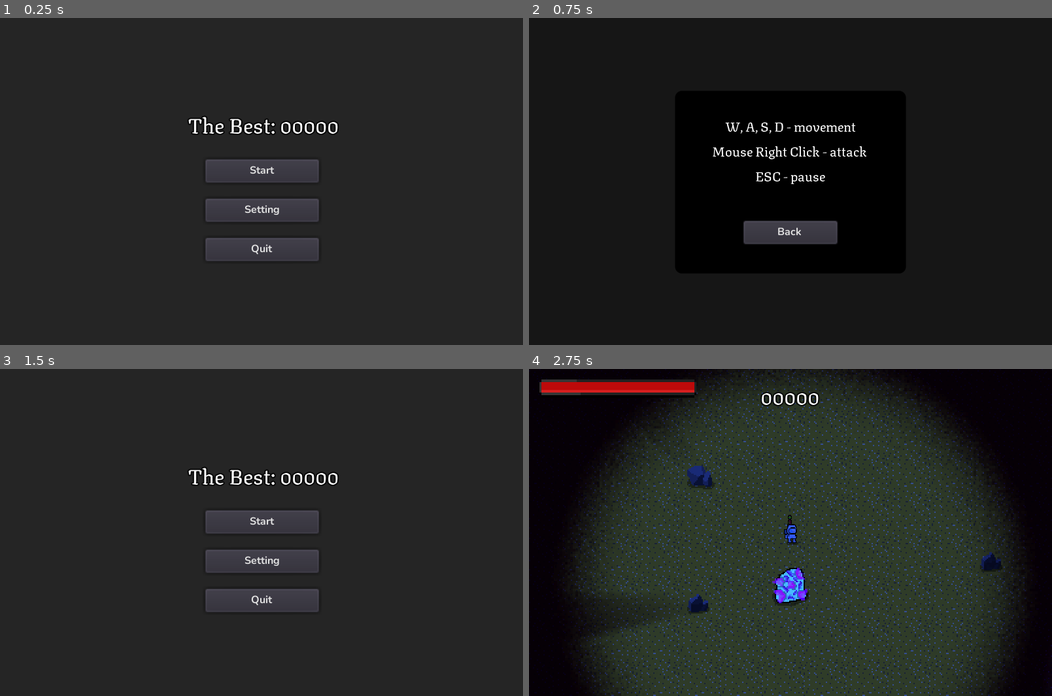
Above: before the commit, frames 1-4 (two rows, left to right).
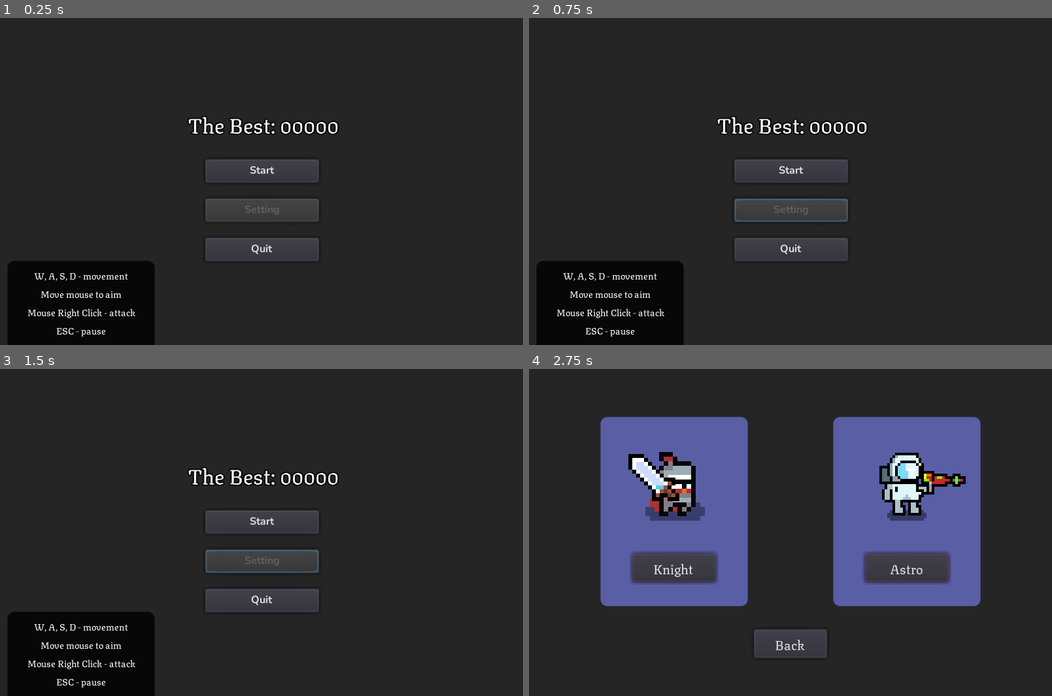
Above: after the commit, the same moments.

Repository: hopeurfnis12/GFF
Game: Godot game, scene res://Main.tscn
Two runs of this game, one before a commit and one after it. Both use one fixed random seed, a clock stepped at 60 frames per second and the inputs below.
Inputs (mouse positions are in pixels of both pictures, inside the frame that each line leads up to):
- Up to frame 1 (0.25 s): no input
- Up to frame 2 (0.75 s): click (790, 210) at 0.5 s, where only the run before the commit has a clickable "Setting"
- Up to frame 3 (1.5 s): click (261, 584) at 1.25 s, where only the run before the commit has a clickable "Back"
- Up to frame 4 (2.75 s): click "Start" at 2 s

The runs differ from the first frame. In frame 1, 7.1% of the frame differs, in the area x 1-54%, y 57-100%; in frame 2, 24%; in frame 3, 7.3%; in frame 4, 61%, in the area x 0-100%, y 0-100%.

Commit message:
upd, add exe

Diff:
--- /dev/null
+++ b/GFF/CharacterSelect.gd
@@ -0,0 +1,30 @@
+extends Control
+
+
+
+func _on_Knight_mouse_entered():
+	$Knight/AnimationPlayer.play("idle")
+
+
+func _on_Knight_mouse_exited():
+	$Knight/AnimationPlayer.stop()
+
+
+func _on_Astro_mouse_entered():
+	$Astro/AnimationPlayer.play("idle")
+
+
+func _on_Astro_mouse_exited():
+	$Astro/AnimationPlayer.stop()
+
+
+func _on_Knight_pressed():
+	get_tree().change_scene("res://map/GameKnight.tscn")
+
+
+func _on_Astro_pressed():
+	get_tree().change_scene("res://map/GameAstro.tscn")
+
+
+func _on_BackButton_pressed():
+	self.visible = false
--- a/GFF/Main.gd
+++ b/GFF/Main.gd
@@ -7,8 +7,8 @@
 
 
 func _ready():
+	$CharacterSelect.visible = false
 	load_highscore()
-	$Settings.visible = false
 	var s = str(highscore)
 	var n = 5 - s.length()
 	$TheBest.text = "The Best: "
@@ -28,16 +28,8 @@
 
 func _on_StartButton_pressed():
 	Global.score = 0
-	get_tree().change_scene("res://map/Game.tscn")
+	$CharacterSelect.visible = true
 
 
 func _on_QuitButton_pressed():
 	get_tree().quit()
-
-
-func _on_SettingButton_pressed():
-	$Settings.visible = true
-
-
-func _on_BackButton_pressed():
-	$Settings.visible = false
--- a/GFF/Main.tscn
+++ b/GFF/Main.tscn
@@ -1,23 +1,193 @@
-[gd_scene load_steps=8 format=2]
+[gd_scene load_steps=30 format=2]
 
 [ext_resource path="res://Main.gd" type="Script" id=1]
 [ext_resource path="res://ui/fonts/Nunito-Bold.tres" type="DynamicFont" id=2]
-[ext_resource path="res://ui/fonts/Texturina-10.tres" type="DynamicFont" id=3]
+[ext_resource path="res://ui/fonts/Texturina-7.tres" type="DynamicFont" id=3]
 [ext_resource path="res://ui/fonts/Texturina-20.tres" type="DynamicFont" id=4]
+[ext_resource path="res://assets/astro/pixil-idle-3.png" type="Texture" id=5]
+[ext_resource path="res://assets/astro/pixil-idle-1.png" type="Texture" id=6]
+[ext_resource path="res://assets/astro/pixil-idle-2.png" type="Texture" id=7]
+[ext_resource path="res://assets/astro/pixil-idle-0.png" type="Texture" id=8]
+[ext_resource path="res://assets/astro/blaster.png" type="Texture" id=9]
+[ext_resource path="res://ui/fonts/Texturina-10.tres" type="DynamicFont" id=10]
+[ext_resource path="res://CharacterSelect.gd" type="Script" id=11]
+[ext_resource path="res://assets/v1.1 dungeon crawler 16x16 pixel pack/heroes/knight/weapon_sword_1.png" type="Texture" id=12]
+[ext_resource path="res://assets/v1.1 dungeon crawler 16x16 pixel pack/heroes/knight/knight_idle_spritesheet.png" type="Texture" id=13]
 
 [sub_resource type="StyleBoxFlat" id=3]
 bg_color = Color( 0.145098, 0.145098, 0.145098, 1 )
 
-[sub_resource type="StyleBoxFlat" id=1]
-bg_color = Color( 0, 0, 0, 0.392157 )
-
 [sub_resource type="StyleBoxFlat" id=2]
-bg_color = Color( 0, 0, 0, 1 )
+bg_color = Color( 0, 0, 0, 0.784314 )
+corner_radius_top_left = 5
+corner_radius_top_right = 5
+
+[sub_resource type="StyleBoxFlat" id=4]
+bg_color = Color( 0.34902, 0.368627, 0.647059, 1 )
 corner_radius_top_left = 5
 corner_radius_top_right = 5
 corner_radius_bottom_right = 5
 corner_radius_bottom_left = 5
 
+[sub_resource type="Animation" id=5]
+length = 0.001
+tracks/0/type = "value"
+tracks/0/path = NodePath("Knight/Node2D/AnimatedSprite:animation")
+tracks/0/interp = 1
+tracks/0/loop_wrap = true
+tracks/0/imported = false
+tracks/0/enabled = true
+tracks/0/keys = {
+"times": PoolRealArray( 0 ),
+"transitions": PoolRealArray( 1 ),
+"update": 0,
+"values": [ "default" ]
+}
+tracks/1/type = "value"
+tracks/1/path = NodePath("Knight/Node2D/AnimatedSprite:frame")
+tracks/1/interp = 1
+tracks/1/loop_wrap = true
+tracks/1/imported = false
+tracks/1/enabled = true
+tracks/1/keys = {
+"times": PoolRealArray( 0 ),
+"transitions": PoolRealArray( 1 ),
+"update": 0,
+"values": [ 0 ]
+}
+
+[sub_resource type="Animation" id=6]
+resource_name = "idle"
+length = 0.59
+loop = true
+tracks/0/type = "value"
+tracks/0/path = NodePath("Knight/Node2D/AnimatedSprite:animation")
+tracks/0/interp = 1
+tracks/0/loop_wrap = true
+tracks/0/imported = false
+tracks/0/enabled = true
+tracks/0/keys = {
+"times": PoolRealArray( 0 ),
+"transitions": PoolRealArray( 1 ),
+"update": 1,
+"values": [ "default" ]
+}
+tracks/1/type = "value"
+tracks/1/path = NodePath("Knight/Node2D/AnimatedSprite:frame")
+tracks/1/interp = 1
+tracks/1/loop_wrap = true
+tracks/1/imported = false
+tracks/1/enabled = true
+tracks/1/keys = {
+"times": PoolRealArray( 0, 0.1, 0.2, 0.3, 0.4, 0.5 ),
+"transitions": PoolRealArray( 1, 1, 1, 1, 1, 1 ),
+"update": 1,
+"values": [ 0, 1, 2, 3, 4, 5 ]
+}
+
+[sub_resource type="AtlasTexture" id=11]
+atlas = ExtResource( 13 )
+region = Rect2( 0, 0, 16, 16 )
+
+[sub_resource type="AtlasTexture" id=12]
+atlas = ExtResource( 13 )
+region = Rect2( 16, 0, 16, 16 )
+
+[sub_resource type="AtlasTexture" id=13]
+atlas = ExtResource( 13 )
+region = Rect2( 32, 0, 16, 16 )
+
+[sub_resource type="AtlasTexture" id=14]
+atlas = ExtResource( 13 )
+region = Rect2( 48, 0, 16, 16 )
+
+[sub_resource type="AtlasTexture" id=15]
+atlas = ExtResource( 13 )
+region = Rect2( 64, 0, 16, 16 )
+
+[sub_resource type="AtlasTexture" id=16]
+atlas = ExtResource( 13 )
+region = Rect2( 80, 0, 16, 16 )
+
+[sub_resource type="SpriteFrames" id=17]
+animations = [ {
+"frames": [ SubResource( 11 ), SubResource( 12 ), SubResource( 13 ), SubResource( 14 ), SubResource( 15 ), SubResource( 16 ) ],
+"loop": true,
+"name": "default",
+"speed": 5.0
+} ]
+
+[sub_resource type="StyleBoxFlat" id=8]
+bg_color = Color( 0.34902, 0.368627, 0.647059, 1 )
+corner_radius_top_left = 5
+corner_radius_top_right = 5
+corner_radius_bottom_right = 5
+corner_radius_bottom_left = 5
+
+[sub_resource type="Animation" id=9]
+length = 0.001
+tracks/0/type = "value"
+tracks/0/path = NodePath("CharacterSelect/Astro/Node2D/AnimatedSprite:animation")
+tracks/0/interp = 1
+tracks/0/loop_wrap = true
+tracks/0/imported = false
+tracks/0/enabled = true
+tracks/0/keys = {
+"times": PoolRealArray( 0 ),
+"transitions": PoolRealArray( 1 ),
+"update": 0,
+"values": [ "default" ]
+}
+tracks/1/type = "value"
+tracks/1/path = NodePath("CharacterSelect/Astro/Node2D/AnimatedSprite:frame")
+tracks/1/interp = 1
+tracks/1/loop_wrap = true
+tracks/1/imported = false
+tracks/1/enabled = true
+tracks/1/keys = {
+"times": PoolRealArray( 0 ),
+"transitions": PoolRealArray( 1 ),
+"update": 0,
+"values": [ 0 ]
+}
+
+[sub_resource type="Animation" id=10]
+resource_name = "idle"
+length = 0.79
+loop = true
+tracks/0/type = "value"
+tracks/0/path = NodePath("CharacterSelect/Astro/Node2D/AnimatedSprite:animation")
+tracks/0/interp = 1
+tracks/0/loop_wrap = true
+tracks/0/imported = false
+tracks/0/enabled = true
+tracks/0/keys = {
+"times": PoolRealArray( 0 ),
+"transitions": PoolRealArray( 1 ),
+"update": 1,
+"values": [ "default" ]
+}
+tracks/1/type = "value"
+tracks/1/path = NodePath("CharacterSelect/Astro/Node2D/AnimatedSprite:frame")
+tracks/1/interp = 1
+tracks/1/loop_wrap = true
+tracks/1/imported = false
+tracks/1/enabled = true
+tracks/1/keys = {
+"times": PoolRealArray( 0, 0.2, 0.4, 0.6 ),
+"transitions": PoolRealArray( 1, 1, 1, 1 ),
+"update": 1,
+"values": [ 0, 1, 2, 3 ]
+}
+
+[sub_resource type="SpriteFrames" id=7]
+animations = [ {
+"frames": [ ExtResource( 8 ), ExtResource( 6 ), ExtResource( 7 ), ExtResource( 5 ) ],
+"loop": true,
+"name": "default",
+"speed": 5.0
+} ]
+
 [node name="Menu" type="Control"]
 anchor_right = 1.0
 anchor_bottom = 1.0
@@ -30,6 +200,9 @@
 anchor_right = 1.0
 anchor_bottom = 1.0
 custom_styles/panel = SubResource( 3 )
+__meta__ = {
+"_edit_lock_": true
+}
 
 [node name="TheBest" type="Label" parent="."]
 anchor_left = 0.36
@@ -61,6 +234,7 @@
 anchor_right = 0.60875
 anchor_bottom = 0.624
 custom_fonts/font = ExtResource( 2 )
+disabled = true
 text = "Setting"
 __meta__ = {
 "_edit_use_anchors_": true
@@ -77,54 +251,147 @@
 "_edit_use_anchors_": true
 }
 
-[node name="Settings" type="Panel" parent="."]
+[node name="Info" type="Panel" parent="."]
+anchor_top = 1.0
+anchor_bottom = 1.0
+margin_left = 6.0
+margin_top = -64.0
+margin_right = 118.0
+custom_styles/panel = SubResource( 2 )
+__meta__ = {
+"_edit_lock_": true
+}
+
+[node name="Label" type="Label" parent="Info"]
+anchor_right = 1.0
+anchor_bottom = 1.0
+custom_fonts/font = ExtResource( 3 )
+text = "W, A, S, D - movement
+Move mouse to aim
+Mouse Right Click - attack
+ESC - pause"
+align = 1
+valign = 1
+__meta__ = {
+"_edit_lock_": true
+}
+
+[node name="CharacterSelect" type="Control" parent="."]
 visible = false
 anchor_right = 1.0
 anchor_bottom = 1.0
-custom_styles/panel = SubResource( 1 )
-__meta__ = {
-"_edit_lock_": true
-}
-
-[node name="Info" type="Panel" parent="Settings"]
+script = ExtResource( 11 )
+__meta__ = {
+"_edit_lock_": true
+}
+
+[node name="Background" type="Panel" parent="CharacterSelect"]
+anchor_right = 1.0
+anchor_bottom = 1.0
+custom_styles/panel = SubResource( 3 )
+__meta__ = {
+"_edit_lock_": true
+}
+
+[node name="Knight" type="Panel" parent="CharacterSelect"]
 anchor_left = 0.5
 anchor_top = 0.5
 anchor_right = 0.5
 anchor_bottom = 0.5
-margin_left = -88.0
-margin_top = -69.5
+margin_left = -145.0
+margin_top = -88.0
+margin_right = -33.0
+margin_bottom = 56.0
+custom_styles/panel = SubResource( 4 )
+
+[node name="Knight" type="Button" parent="CharacterSelect/Knight"]
+anchor_left = 0.5
+anchor_top = 0.5
+anchor_right = 0.5
+anchor_bottom = 0.5
+margin_left = -32.0
+margin_top = 32.0
+margin_right = 32.0
+margin_bottom = 54.0
+rect_pivot_offset = Vector2( -344, -64 )
+custom_fonts/font = ExtResource( 10 )
+text = "Knight"
+
+[node name="AnimationPlayer" type="AnimationPlayer" parent="CharacterSelect/Knight"]
+root_node = NodePath("../..")
+anims/RESET = SubResource( 5 )
+anims/idle = SubResource( 6 )
+
+[node name="Node2D" type="Node2D" parent="CharacterSelect/Knight"]
+position = Vector2( 55, 51 )
+
+[node name="AnimatedSprite" type="AnimatedSprite" parent="CharacterSelect/Knight/Node2D"]
+scale = Vector2( 3.5, 3.5 )
+z_index = 1
+frames = SubResource( 17 )
+
+[node name="Sprite" type="Sprite" parent="CharacterSelect/Knight/Node2D"]
+position = Vector2( -16, -5 )
+scale = Vector2( -3, 3 )
+z_index = 1
+texture = ExtResource( 12 )
+
+[node name="Astro" type="Panel" parent="CharacterSelect"]
+anchor_left = 0.5
+anchor_top = 0.5
+anchor_right = 0.5
+anchor_bottom = 0.5
+margin_left = 33.0
+margin_top = -88.0
+margin_right = 145.0
+margin_bottom = 56.0
+custom_styles/panel = SubResource( 8 )
+
+[node name="Astro" type="Button" parent="CharacterSelect/Astro"]
+margin_left = 24.0
+margin_top = 104.0
 margin_right = 88.0
-margin_bottom = 69.5
-custom_styles/panel = SubResource( 2 )
-__meta__ = {
-"_edit_lock_": true
-}
-
-[node name="Label" type="Label" parent="Settings/Info"]
-anchor_left = 0.0994318
-anchor_top = 0.129496
-anchor_right = 0.900568
-anchor_bottom = 0.568345
-margin_top = 9.53674e-07
-custom_fonts/font = ExtResource( 3 )
-text = "W, A, S, D - movement
-Mouse Right Click - attack
-ESC - pause"
-align = 1
-
-[node name="BackButton" type="Button" parent="Settings/Info"]
-anchor_left = 0.295455
-anchor_top = 0.715827
-anchor_right = 0.704545
-anchor_bottom = 0.845324
-margin_left = 3.8147e-06
-custom_fonts/font = ExtResource( 2 )
+margin_bottom = 126.0
+rect_pivot_offset = Vector2( -344, -64 )
+custom_fonts/font = ExtResource( 10 )
+text = "Astro"
+
+[node name="AnimationPlayer" type="AnimationPlayer" parent="CharacterSelect/Astro"]
+root_node = NodePath("../../..")
+anims/RESET = SubResource( 9 )
+anims/idle = SubResource( 10 )
+
+[node name="Node2D" type="Node2D" parent="CharacterSelect/Astro"]
+position = Vector2( 55, 51 )
+
+[node name="AnimatedSprite" type="AnimatedSprite" parent="CharacterSelect/Astro/Node2D"]
+scale = Vector2( 2, 2 )
+z_index = 1
+frames = SubResource( 7 )
+
+[node name="Sprite" type="Sprite" parent="CharacterSelect/Astro/Node2D"]
+position = Vector2( 24, 0 )
+scale = Vector2( 2, 2 )
+texture = ExtResource( 9 )
+
+[node name="BackButton" type="Button" parent="CharacterSelect"]
+anchor_left = 0.5
+anchor_top = 1.0
+anchor_right = 0.5
+anchor_bottom = 1.0
+margin_left = -28.0
+margin_top = -51.0
+margin_right = 28.0
+margin_bottom = -29.0
+custom_fonts/font = ExtResource( 10 )
 text = "Back"
-__meta__ = {
-"_edit_use_anchors_": true
-}
 
 [connection signal="pressed" from="StartButton" to="." method="_on_StartButton_pressed"]
-[connection signal="pressed" from="SettingButton" to="." method="_on_SettingButton_pressed"]
 [connection signal="pressed" from="QuitButton" to="." method="_on_QuitButton_pressed"]
-[connection signal="pressed" from="Settings/Info/BackButton" to="." method="_on_BackButton_pressed"]
+[connection signal="mouse_entered" from="CharacterSelect/Knight/Knight" to="CharacterSelect" method="_on_Knight_mouse_entered"]
+[connection signal="mouse_exited" from="CharacterSelect/Knight/Knight" to="CharacterSelect" method="_on_Knight_mouse_exited"]
+[connection signal="pressed" from="CharacterSelect/Knight/Knight" to="CharacterSelect" method="_on_Knight_pressed"]
+[connection signal="mouse_entered" from="CharacterSelect/Astro/Astro" to="CharacterSelect" method="_on_Astro_mouse_entered"]
+[connection signal="mouse_exited" from="CharacterSelect/Astro/Astro" to="CharacterSelect" method="_on_Astro_mouse_exited"]
+[connection signal="pressed" from="CharacterSelect/Astro/Astro" to="CharacterSelect" method="_on_Astro_pressed"]
+[connection signal="pressed" from="CharacterSelect/BackButton" to="CharacterSelect" method="_on_BackButton_pressed"]
--- a/GFF/entity/Character.tscn
+++ b/GFF/entity/Character.tscn
@@ -88,5 +88,5 @@
 script = ExtResource( 1 )
 
 [node name="InvincibleTimer" type="Timer" parent="."]
-wait_time = 0.6
+wait_time = 0.5
 one_shot = true
--- a/GFF/entity/heroes/astro/Astro.tscn
+++ b/GFF/entity/heroes/astro/Astro.tscn
@@ -35,14 +35,14 @@
 "name": "idle",
 "speed": 5.0
 }, {
+"frames": [ ExtResource( 6 ), ExtResource( 11 ) ],
+"loop": true,
+"name": "move",
+"speed": 5.0
+}, {
 "frames": [ SubResource( 35 ), SubResource( 36 ), SubResource( 37 ), SubResource( 38 ) ],
 "loop": true,
 "name": "dead",
-"speed": 5.0
-}, {
-"frames": [ ExtResource( 6 ), ExtResource( 11 ) ],
-"loop": true,
-"name": "move",
 "speed": 5.0
 } ]
 
@@ -307,10 +307,10 @@
 tracks/4/imported = false
 tracks/4/enabled = true
 tracks/4/keys = {
-"times": PoolRealArray( 0.4 ),
-"transitions": PoolRealArray( 1 ),
-"update": 1,
-"values": [ false ]
+"times": PoolRealArray( 0, 0.5 ),
+"transitions": PoolRealArray( 1, 1 ),
+"update": 1,
+"values": [ true, false ]
 }
 
 [sub_resource type="Animation" id=15]
@@ -420,6 +420,3 @@
 [node name="AttackTimer" type="Timer" parent="." index="6"]
 wait_time = 0.3
 one_shot = true
-
-[node name="InvincibleTimer" parent="." index="7"]
-wait_time = 1.1
--- a/GFF/entity/heroes/hero_knight/Knight.gd
+++ b/GFF/entity/heroes/hero_knight/Knight.gd
@@ -44,6 +44,7 @@
 					first_attack = false
 					sword_animation.play("attack2")
 				attack_timer.start()
+	else: mov_direction = Vector2.ZERO
 
 
 func _on_AnimationPlayer_animation_finished(anim_name):
--- a/GFF/entity/heroes/hero_knight/Knight.tscn
+++ b/GFF/entity/heroes/hero_knight/Knight.tscn
@@ -34,6 +34,30 @@
 atlas = ExtResource( 5 )
 region = Rect2( 80, 0, 16, 16 )
 
+[sub_resource type="AtlasTexture" id=22]
+atlas = ExtResource( 4 )
+region = Rect2( 0, 0, 16, 16 )
+
+[sub_resource type="AtlasTexture" id=23]
+atlas = ExtResource( 4 )
+region = Rect2( 16, 0, 16, 16 )
+
+[sub_resource type="AtlasTexture" id=24]
+atlas = ExtResource( 4 )
+region = Rect2( 32, 0, 16, 16 )
+
+[sub_resource type="AtlasTexture" id=25]
+atlas = ExtResource( 4 )
+region = Rect2( 48, 0, 16, 16 )
+
+[sub_resource type="AtlasTexture" id=26]
+atlas = ExtResource( 4 )
+region = Rect2( 64, 0, 16, 16 )
+
+[sub_resource type="AtlasTexture" id=27]
+atlas = ExtResource( 4 )
+region = Rect2( 80, 0, 16, 16 )
+
 [sub_resource type="AtlasTexture" id=35]
 atlas = ExtResource( 9 )
 region = Rect2( 0, 0, 16, 16 )
@@ -49,30 +73,6 @@
 [sub_resource type="AtlasTexture" id=38]
 atlas = ExtResource( 9 )
 region = Rect2( 48, 0, 16, 16 )
-
-[sub_resource type="AtlasTexture" id=22]
-atlas = ExtResource( 4 )
-region = Rect2( 0, 0, 16, 16 )
-
-[sub_resource type="AtlasTexture" id=23]
-atlas = ExtResource( 4 )
-region = Rect2( 16, 0, 16, 16 )
-
-[sub_resource type="AtlasTexture" id=24]
-atlas = ExtResource( 4 )
-region = Rect2( 32, 0, 16, 16 )
-
-[sub_resource type="AtlasTexture" id=25]
-atlas = ExtResource( 4 )
-region = Rect2( 48, 0, 16, 16 )
-
-[sub_resource type="AtlasTexture" id=26]
-atlas = ExtResource( 4 )
-region = Rect2( 64, 0, 16, 16 )
-
-[sub_resource type="AtlasTexture" id=27]
-atlas = ExtResource( 4 )
-region = Rect2( 80, 0, 16, 16 )
 
 [sub_resource type="SpriteFrames" id=28]
 animations = [ {
@@ -81,14 +81,14 @@
 "name": "idle",
 "speed": 5.0
 }, {
+"frames": [ SubResource( 22 ), SubResource( 23 ), SubResource( 24 ), SubResource( 25 ), SubResource( 26 ), SubResource( 27 ) ],
+"loop": true,
+"name": "move",
+"speed": 5.0
+}, {
 "frames": [ SubResource( 35 ), SubResource( 36 ), SubResource( 37 ), SubResource( 38 ) ],
 "loop": true,
 "name": "dead",
-"speed": 5.0
-}, {
-"frames": [ SubResource( 22 ), SubResource( 23 ), SubResource( 24 ), SubResource( 25 ), SubResource( 26 ), SubResource( 27 ) ],
-"loop": true,
-"name": "move",
 "speed": 5.0
 } ]
 
@@ -170,6 +170,18 @@
 "transitions": PoolRealArray( 1 ),
 "update": 0,
 "values": [ Color( 1, 1, 1, 1 ) ]
+}
+tracks/6/type = "value"
+tracks/6/path = NodePath(".:visible")
+tracks/6/interp = 1
+tracks/6/loop_wrap = true
+tracks/6/imported = false
+tracks/6/enabled = true
+tracks/6/keys = {
+"times": PoolRealArray( 0 ),
+"transitions": PoolRealArray( 1 ),
+"update": 1,
+"values": [ true ]
 }
 
 [sub_resource type="Animation" id=39]
@@ -222,6 +234,18 @@
 "transitions": PoolRealArray( 1 ),
 "update": 1,
 "values": [ false ]
+}
+tracks/4/type = "value"
+tracks/4/path = NodePath(".:visible")
+tracks/4/interp = 1
+tracks/4/loop_wrap = true
+tracks/4/imported = false
+tracks/4/enabled = true
+tracks/4/keys = {
+"times": PoolRealArray( 0, 0.5 ),
+"transitions": PoolRealArray( 1, 1 ),
+"update": 1,
+"values": [ true, false ]
 }
 
 [sub_resource type="Animation" id=15]
@@ -511,7 +535,4 @@
 wait_time = 0.2
 one_shot = true
 
-[node name="InvincibleTimer" parent="." index="7"]
-wait_time = 1.1
-
 [connection signal="animation_finished" from="AnimationPlayer" to="." method="_on_AnimationPlayer_animation_finished"]
--- a/GFF/map/Game.tscn
+++ /dev/null
@@ -1,34 +0,0 @@
-[gd_scene load_steps=5 format=2]
-
-[ext_resource path="res://map/map_0/map_0.tscn" type="PackedScene" id=1]
-[ext_resource path="res://entity/heroes/astro/Astro.tscn" type="PackedScene" id=2]
-[ext_resource path="res://ui/UI.tscn" type="PackedScene" id=3]
-
-[sub_resource type="Environment" id=24]
-background_mode = 4
-glow_enabled = true
-glow_hdr_threshold = 1.5
-
-[node name="Game" type="Node2D"]
-__meta__ = {
-"_edit_horizontal_guides_": [ 82.0 ]
-}
-
-[node name="WorldEnvironment" type="WorldEnvironment" parent="."]
-environment = SubResource( 24 )
-
-[node name="UI" parent="." instance=ExtResource( 3 )]
-
-[node name="Navigation2D" parent="." instance=ExtResource( 1 )]
-
-[node name="Player" parent="." instance=ExtResource( 2 )]
-position = Vector2( 86, 58 )
-
-[node name="Camera2D" type="Camera2D" parent="Player"]
-scale = Vector2( 1.2, 1.2 )
-current = true
-smoothing_enabled = true
-smoothing_speed = 10.0
-
-[connection signal="hide" from="Player" to="UI" method="_on_Player_hide"]
-[connection signal="hp_changed" from="Player" to="UI" method="_on_Player_hp_changed"]
--- /dev/null
+++ b/GFF/map/GameAstro.tscn
@@ -0,0 +1,32 @@
+[gd_scene load_steps=5 format=2]
+
+[ext_resource path="res://ui/UI.tscn" type="PackedScene" id=1]
+[ext_resource path="res://map/map_0/map_0.tscn" type="PackedScene" id=2]
+[ext_resource path="res://entity/heroes/astro/Astro.tscn" type="PackedScene" id=3]
+
+[sub_resource type="Environment" id=24]
+background_mode = 4
+glow_enabled = true
+glow_hdr_threshold = 1.5
+
+[node name="Game" type="Node2D"]
+__meta__ = {
+"_edit_horizontal_guides_": [ 82.0 ]
+}
+
+[node name="WorldEnvironment" type="WorldEnvironment" parent="."]
+environment = SubResource( 24 )
+
+[node name="UI" parent="." instance=ExtResource( 1 )]
+
+[node name="Navigation2D" parent="." instance=ExtResource( 2 )]
+
+[node name="Player" parent="." instance=ExtResource( 3 )]
+position = Vector2( 85, 68 )
+
+[node name="Camera2D" type="Camera2D" parent="Player"]
+scale = Vector2( 1.2, 1.2 )
+current = true
+
+[connection signal="hide" from="Player" to="UI" method="_on_Player_hide"]
+[connection signal="hp_changed" from="Player" to="UI" method="_on_Player_hp_changed"]
--- /dev/null
+++ b/GFF/map/GameKnight.tscn
@@ -0,0 +1,31 @@
+[gd_scene load_steps=5 format=2]
+
+[ext_resource path="res://map/map_0/map_0.tscn" type="PackedScene" id=1]
+[ext_resource path="res://entity/heroes/hero_knight/Knight.tscn" type="PackedScene" id=2]
+[ext_resource path="res://ui/UI.tscn" type="PackedScene" id=3]
+
+[sub_resource type="Environment" id=24]
+background_mode = 4
+glow_enabled = true
+glow_hdr_threshold = 1.5
+
+[node name="Game" type="Node2D"]
+__meta__ = {
+"_edit_horizontal_guides_": [ 82.0 ]
+}
+
+[node name="WorldEnvironment" type="WorldEnvironment" parent="."]
+environment = SubResource( 24 )
+
+[node name="UI" parent="." instance=ExtResource( 3 )]
+
+[node name="Navigation2D" parent="." instance=ExtResource( 1 )]
+
+[node name="Player" parent="." instance=ExtResource( 2 )]
+position = Vector2( 85, 68 )
+
+[node name="Camera2D" type="Camera2D" parent="Player"]
+current = true
+
+[connection signal="hide" from="Player" to="UI" method="_on_Player_hide"]
+[connection signal="hp_changed" from="Player" to="UI" method="_on_Player_hp_changed"]
--- a/GFF/ui/Result.gd
+++ b/GFF/ui/Result.gd
@@ -1,6 +1,4 @@
 extends Control
-
-onready var pause: Control = get_node("Pause")
 
 const SAVE_FILE_PATH = "user://savedata.save"
 
--- /dev/null
+++ b/GFF/ui/fonts/Texturina-7.tres
@@ -0,0 +1,7 @@
+[gd_resource type="DynamicFont" load_steps=2 format=2]
+
+[ext_resource path="res://ui/fonts/Texturina-Regular.ttf" type="DynamicFontData" id=1]
+
+[resource]
+size = 7
+font_data = ExtResource( 1 )
Not shown, added: GFF/export_presets.cfg
Not shown, added: GFF/GFF.exe
Not shown, added: GFF/GFF.pck
